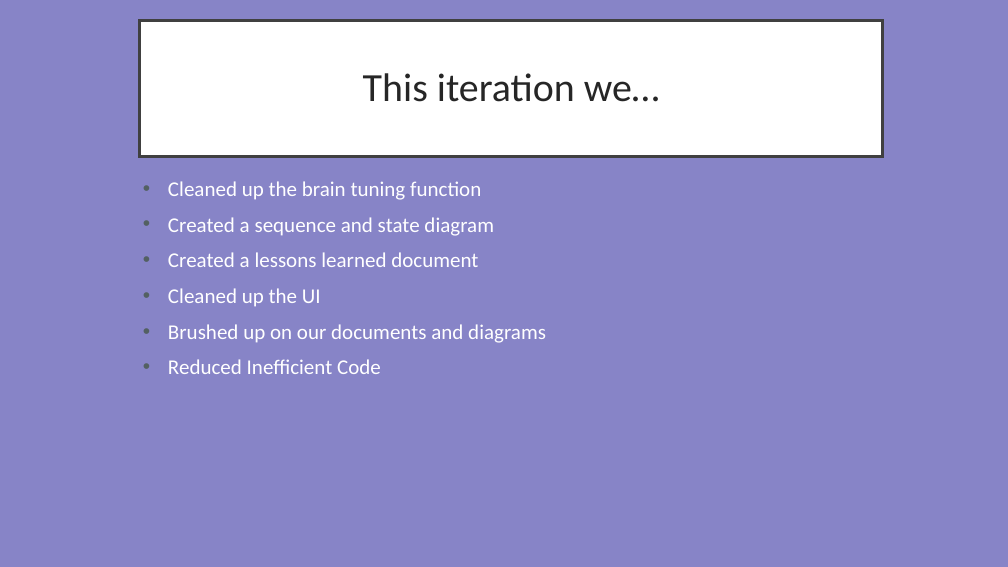
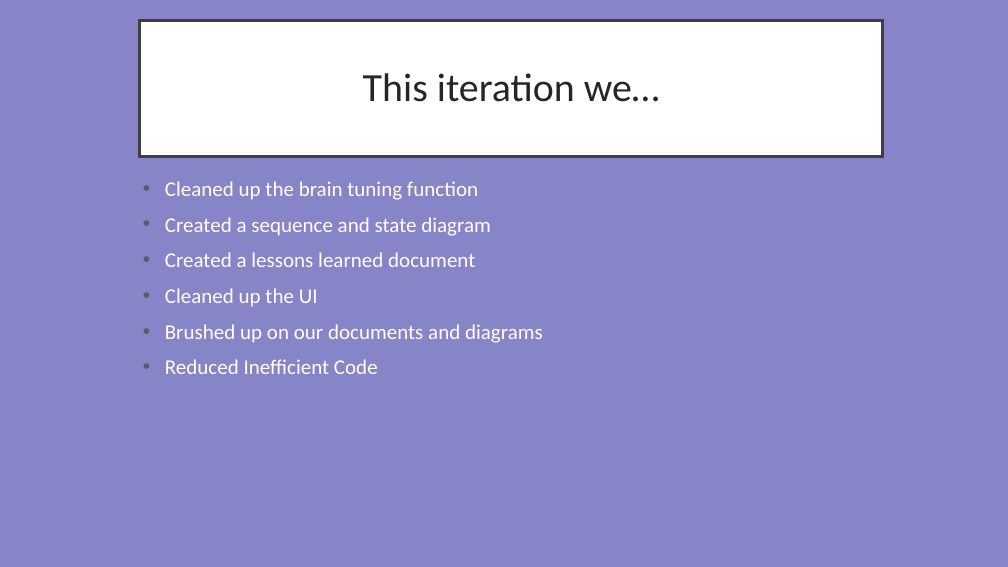
Before and after one commit to Thatawesomeguy4/FiddlePracticeAppCPSC4910, a slide deck: slide 2 of Fid'Lin Final Presentation1.1.ppt. Drawn at 1008x567 pixels with LibreOffice and Linux fonts; fonts in the diff are those of the drawing. Boxes give left, top, right and bottom in pixels: in the first picture for what was removed or moved away, otherwise in the second. Text is boxed around its words. In the diff, an @@ line names an element or a change of style, - is before the commit and + after.

```diff
--- a/Fid'Lin Final Presentation1.1.ppt
+++ b/Fid'Lin Final Presentation1.1.ppt
@@ text "Cleaned up the brain tuning ..." at (165,181,543,374): indent changed @@
```
Also in this commit, not shown: 9 other slides changed, 2 slides added, 1 slide removed.
